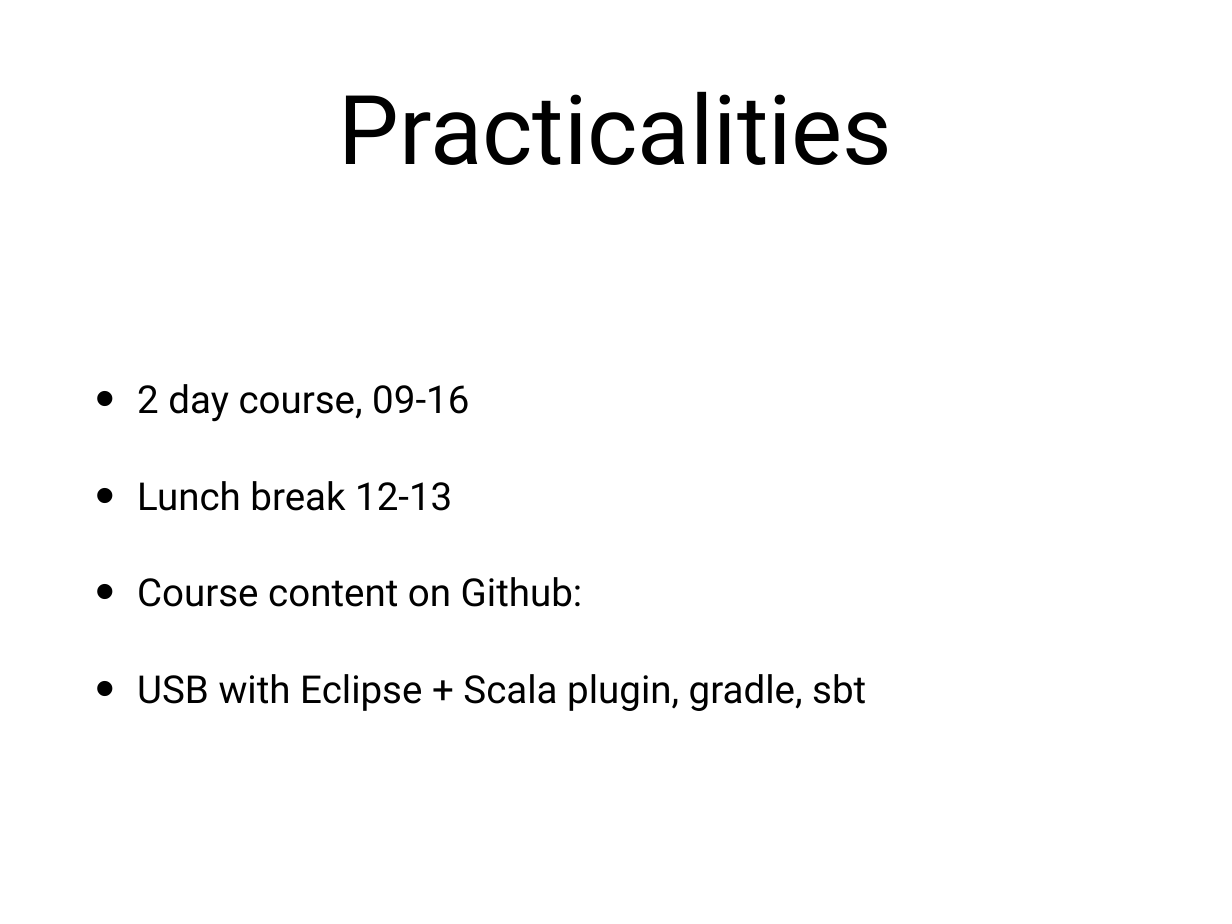
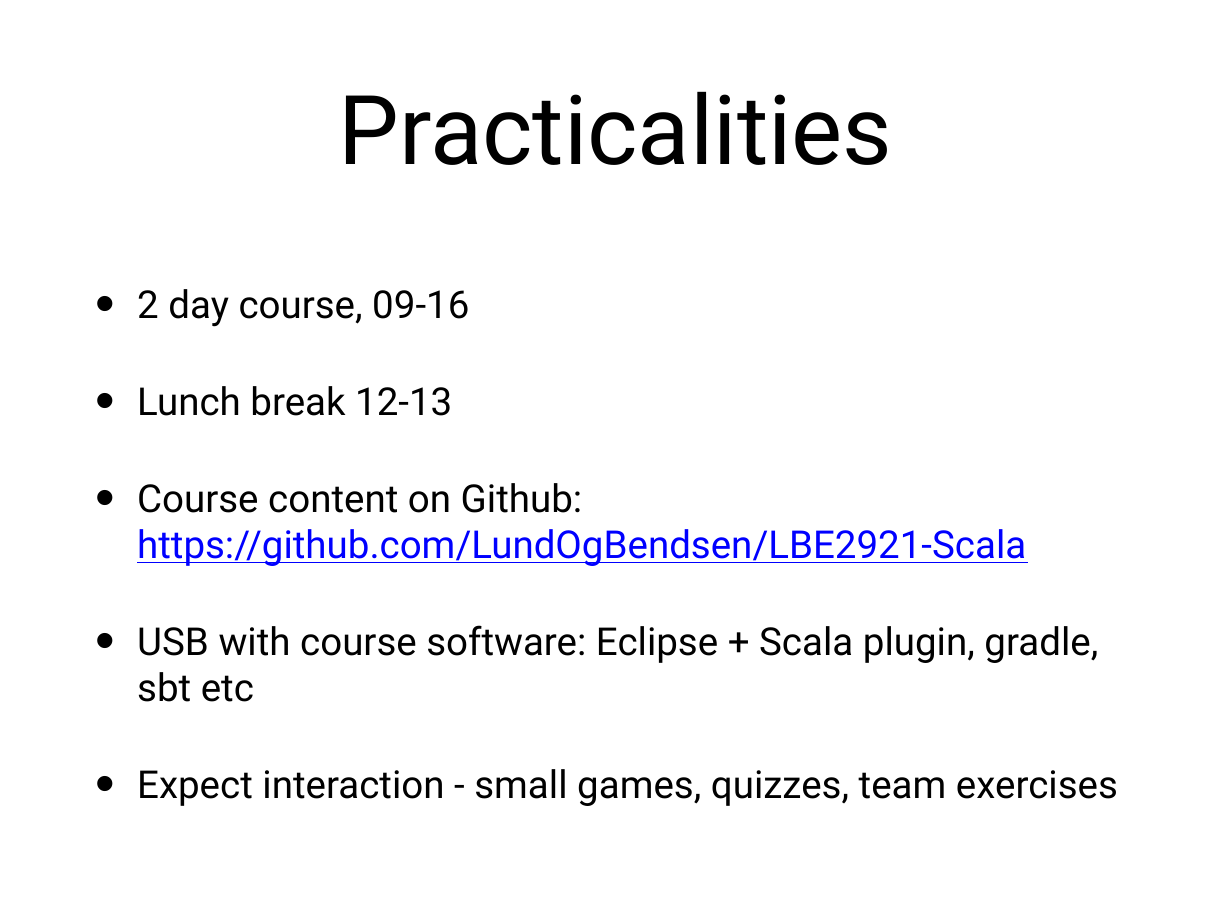
Before and after one commit to LundOgBendsen/LBE2921-Scala, a slide deck: slide 5 of slides/00_about_workshop.pptx. Drawn at 1232x924 pixels with LibreOffice and Linux fonts; fonts in the diff are those of the drawing. Boxes give left, top, right and bottom in pixels: in the first picture for what was removed or moved away, otherwise in the second. Text is boxed around its words. In the diff, an @@ line names an element or a change of style, - is before the commit and + after.

```diff
--- a/slides/00_about_workshop.pptx
+++ b/slides/00_about_workshop.pptx
@@ text at (137,483,1118,806): text changed @@
-• Course content on Github:
-• USB with Eclipse + Scala plugin, gradle, sbt
+• Course content on Github: https://github.com/LundOgBendsen/LBE2921-Scala
+• USB with course software: Eclipse + Scala plugin, gradle, sbt etc
+• Expect interaction - small games, quizzes, team exercises
```
Also in this commit, not shown: 1 other slide changed, 38 other files.
